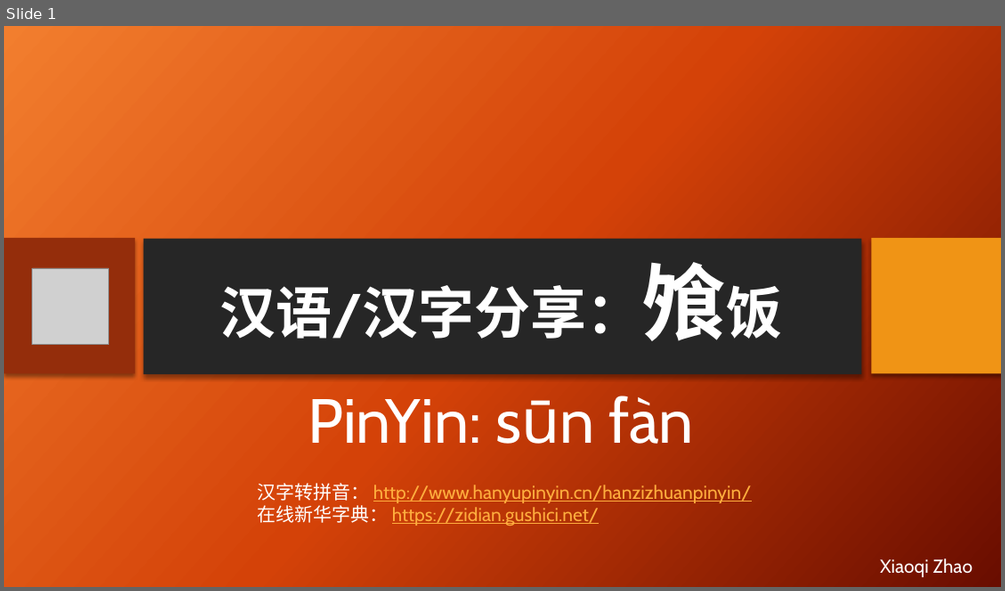
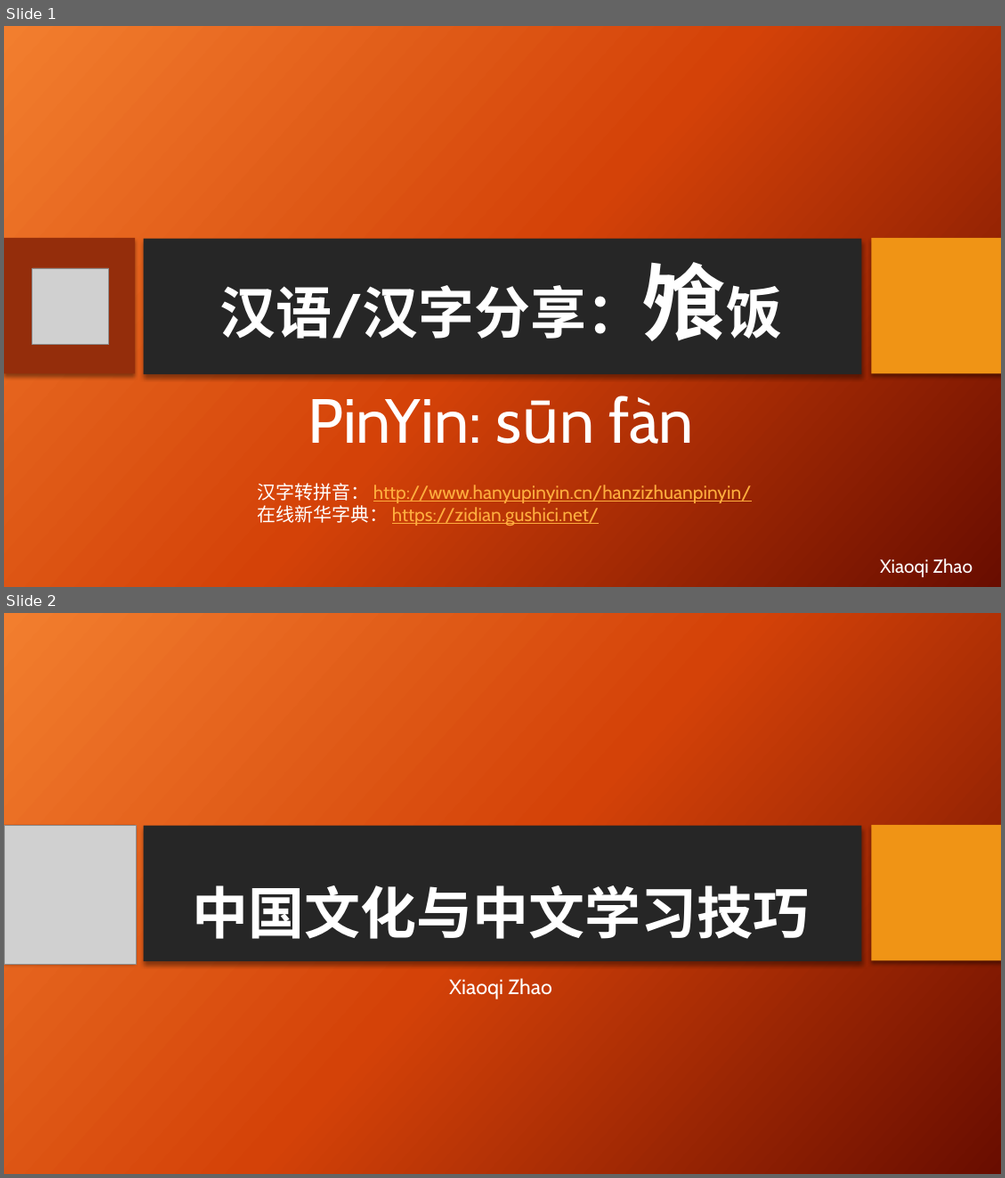
Before and after one commit to yasenstar/self_learning, a slide deck: daily-learning.pptx. Shown one above the other, each under a label of ours: slide 1 before the commit, slides 1 and 2 after it. The pictures are 1005x591 and 1005x1178 pixels, drawn with LibreOffice and Linux fonts; fonts in the diff are those of the drawing; grey boxes stand for pictures; background and template pictures are left out. Boxes give left, top, right and bottom in pixels: in the first picture for what was removed or moved away, otherwise in the second. Text is boxed around its words. In the diff, an @@ line names an element or a change of style, - is before the commit and + after.

```diff
--- a/daily-learning.pptx
+++ b/daily-learning.pptx
@@ slide 2 added at [4, 613, 1001, 1174], background picture (left out); not listed: 3 template elements that a slide beside it also shows @@
@@ picture added at [4, 826, 136, 964] @@
@@ title added at [193, 885, 809, 939], 54 pt, text #FFFFFF, bold @@
+中国文化与中文学习技巧
@@ subtitle added at [449, 978, 552, 999], 20 pt, text #FFFFFF @@
+Xiaoqi Zhao
```
Also in this commit, not shown: 2 other slides added, 5 other files.
